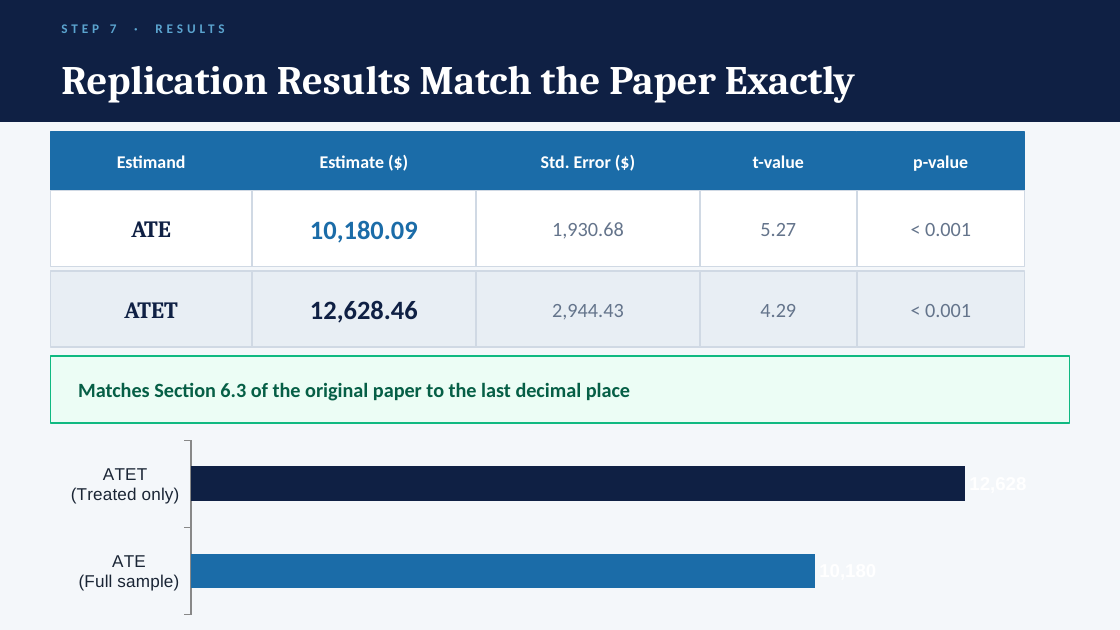
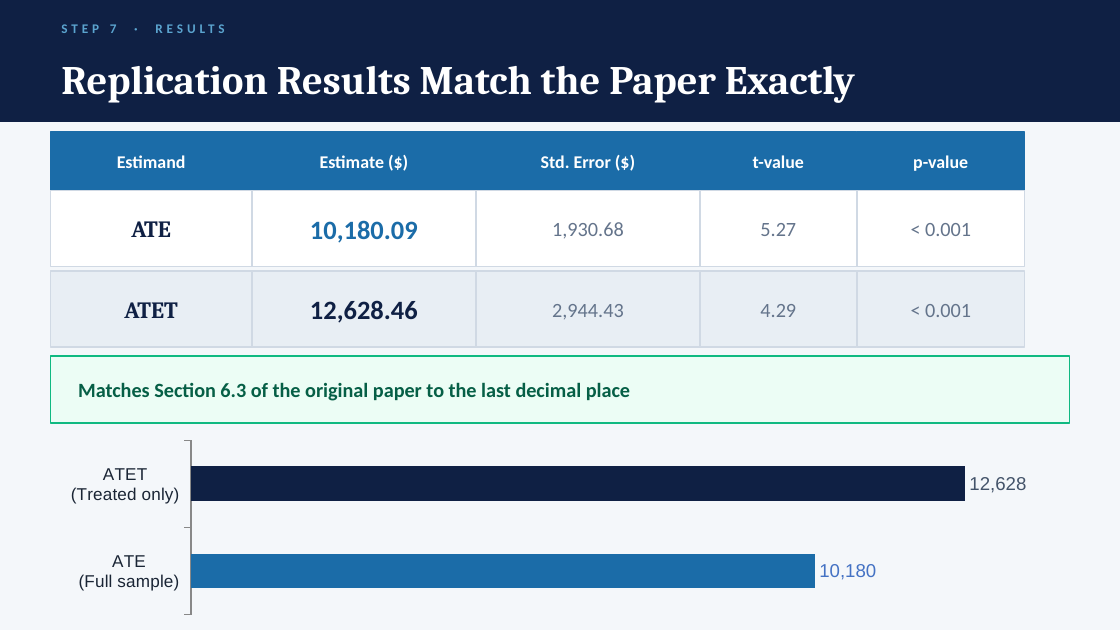
Before and after one commit to Patrick137469/hdm-401k-replication, a slide deck: slide 7 of presentation/GSE552_401k_prof_format.pptx. Drawn at 1120x630 pixels with LibreOffice and Linux fonts; fonts in the diff are those of the drawing. Boxes give left, top, right and bottom in pixels: in the first picture for what was removed or moved away, otherwise in the second. Text is boxed around its words. In the diff, an @@ line names an element or a change of style, - is before the commit and + after.

Commit message:
Update presentation slides

```diff
--- a/presentation/GSE552_401k_prof_format.pptx
+++ b/presentation/GSE552_401k_prof_format.pptx
@@ bar chart at [50,437,1070,618] @@
@@ data labels of Series 1 changed @@
```
